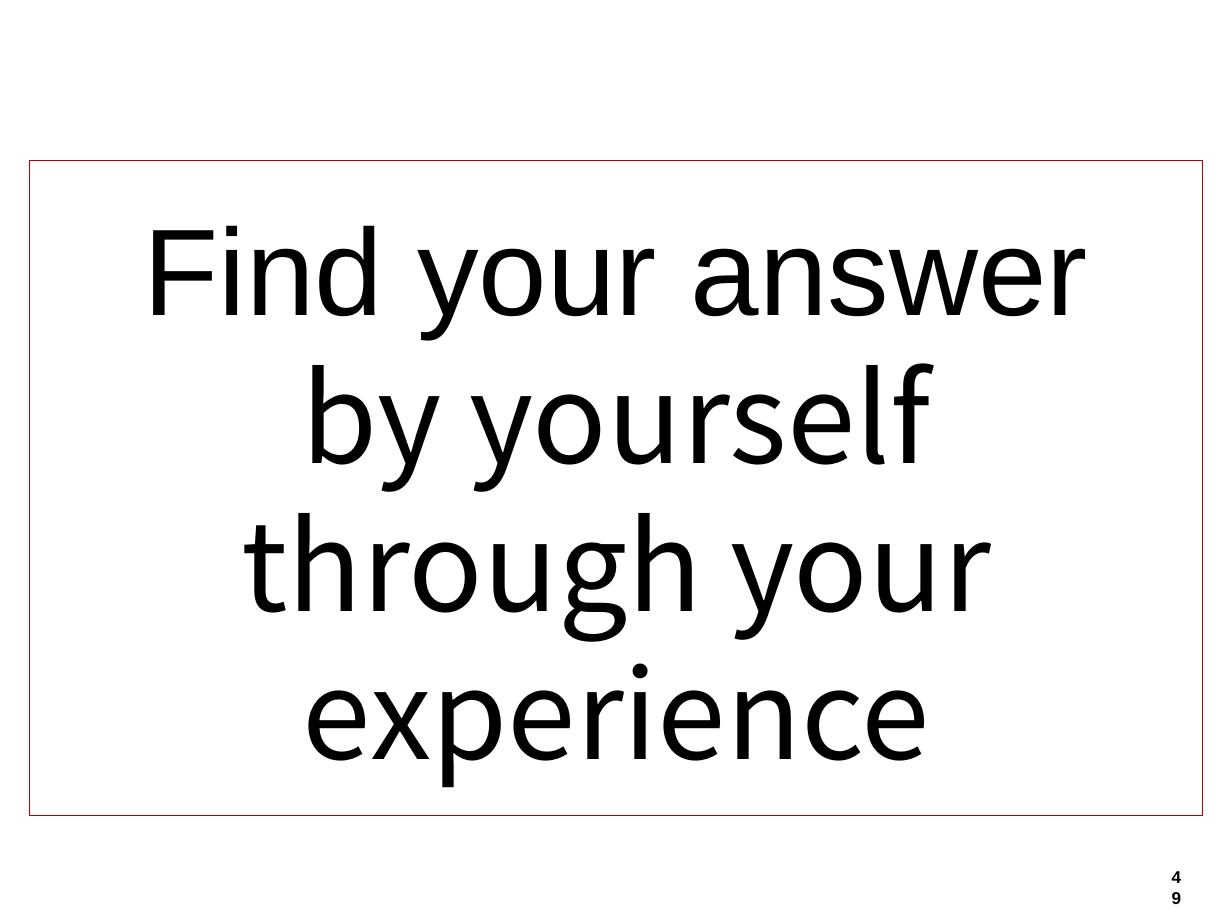
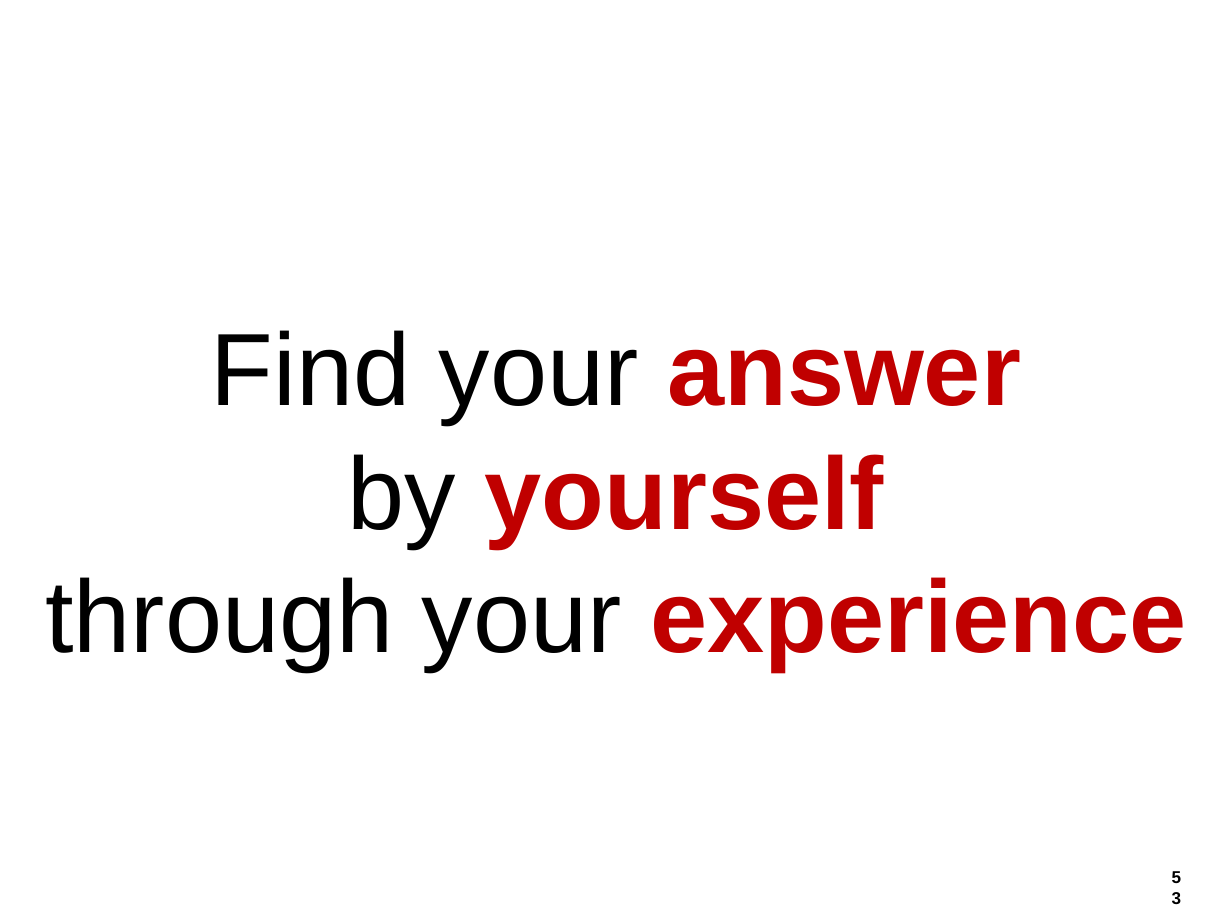
Before and after one commit to hageyahhoo/agile2014, a slide deck: slide 53 of presentations/TechnologyDrivenDevelopment.pptx (slide 49 before the commit). Drawn at 1232x924 pixels with LibreOffice and Linux fonts; fonts in the diff are those of the drawing; background and template pictures are left out. Boxes give left, top, right and bottom in pixels: in the first picture for what was removed or moved away, otherwise in the second. Text is boxed around its words. In the diff, an @@ line names an element or a change of style, - is before the commit and + after.

```diff
--- a/presentations/TechnologyDrivenDevelopment.pptx
+++ b/presentations/TechnologyDrivenDevelopment.pptx
@@ text "Find your answer": place and size @@
-text "Find your answer" at [30, 160, 1204, 814]
+text "Find your answer" at [45, 330, 1186, 671]
@@ text "Find your answer" at [45, 330, 1186, 671]: size 72 to 60 pt; text colour #000000 to #C00000, bold on in "answer", "yourself", "experience"; font Noto Sans CJK JP to Arial in "by yourself", "through your experience"; outline #BF0000 0.75 pt to none @@
@@ page number at [1159, 861, 1194, 894]: text changed @@
-49
+53
```
Also in this commit, not shown: 4 other slides changed, 10 slides added, 5 slides removed.
